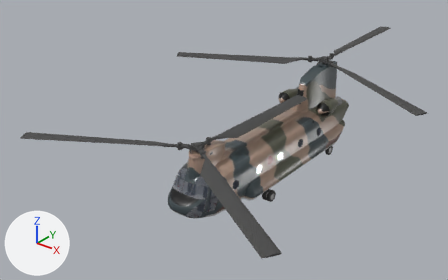
The glTF model ch47/Japan.gltf, before and after one commit.
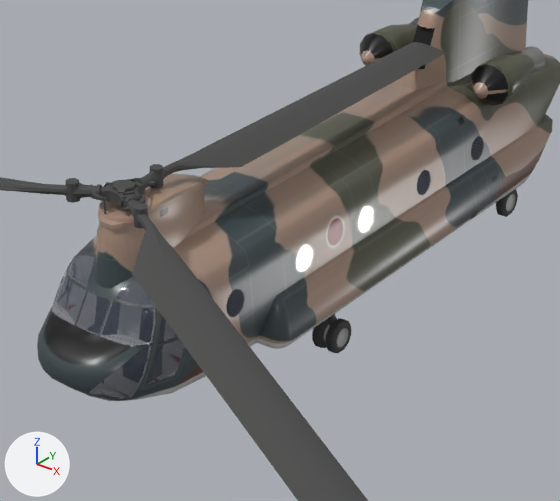
The first picture shows the older version from a camera (50 mm lens) standing at (17.8, -26.0, 15.8) and looking at (-2.5, -0.5, 0.0). The close-ups show the older and then the newer version on the part from 35% to 78% of the width and 29% to 90% of the height of that picture. Only the edits that show in the close-ups are written down. Every picture has the same lights, and +X, +Y and +Z are marked at lower left. Vertices at exactly the same position are counted once.

Objects in the first close-up: 'Exterior', 'Spin_0', 'Spin_1', 'Spin_2', 'Spin_6'.
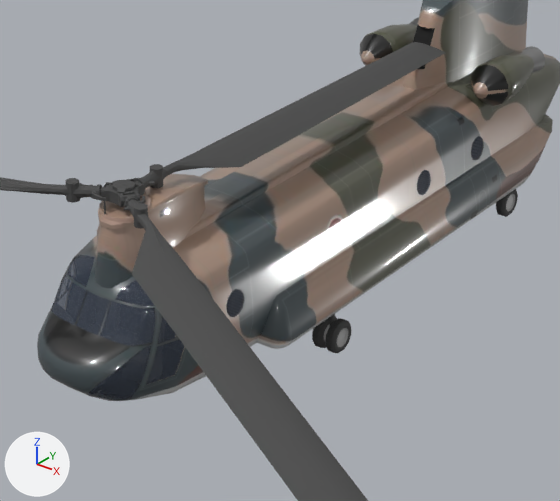
Where the newer file only moved an object's origin or applied its transform, the numbers keep the older frame.

Diff of the bpy script that builds the scene:
```diff
--- a/ch47/Japan.gltf.py
+++ b/ch47/Japan.gltf.py
@@ mat_flatblack_2 @@
 mat_flatblack_2 = principled_material('flatblack_2')
-mat_flatblack_2.texture = img_0_jpg
+mat_flatblack_2.texture = img_0_webp
 mat_flatblack_2.roughness = 0.786
@@ mat_livery0_paint_7 @@
 mat_livery0_paint_7.roughness = 0.32
+mat_livery0_paint_7.coat_weight = 0.6
+mat_livery0_paint_7.coat_roughness = 0.08
@@ mat_paint_12 @@
 mat_paint_12 = principled_material('paint_12')
-mat_paint_12.texture = img_1_jpg
+mat_paint_12.texture = img_1_webp
 mat_paint_12.roughness = 0.738
@@ mat_metal_13 @@
 mat_metal_13 = principled_material('metal_13')
-mat_metal_13.texture = img_1_jpg
+mat_metal_13.texture = img_1_webp
 mat_metal_13.roughness = 0.49
@@ mat_paint_14 @@
 mat_paint_14 = principled_material('paint_14')
-mat_paint_14.texture = img_1_jpg
+mat_paint_14.texture = img_1_webp
 mat_paint_14.roughness = 0.738
@@ mat_paint_17 @@
 mat_paint_17 = principled_material('paint_17')
-mat_paint_17.texture = img_4_jpg
+mat_paint_17.texture = img_4_webp
 mat_paint_17.roughness = 0.738
@@ mat_paint_18 @@
 mat_paint_18 = principled_material('paint_18')
-mat_paint_18.texture = img_2_jpg
+mat_paint_18.texture = img_2_webp
 mat_paint_18.roughness = 0.738
@@ mat_metal_20 @@
 mat_metal_20 = principled_material('metal_20')
-mat_metal_20.texture = img_0_jpg
+mat_metal_20.texture = img_0_webp
 mat_metal_20.roughness = 0.49
@@ mat_panel_21 @@
 mat_panel_21 = principled_material('panel_21')
-mat_panel_21.texture = img_5_jpg
+mat_panel_21.texture = img_5_webp
 mat_panel_21.roughness = 0.738
@@ mat_lit_22 @@
 mat_lit_22 = principled_material('lit_22')
-mat_lit_22.texture = img_5_jpg
+mat_lit_22.texture = img_5_webp
 mat_lit_22.roughness = 0.53
@@ mat_panel_23 @@
 mat_panel_23 = principled_material('panel_23')
-mat_panel_23.texture = img_6_jpg
+mat_panel_23.texture = img_6_webp
 mat_panel_23.roughness = 0.738
@@ mat_lit_24 @@
 mat_lit_24 = principled_material('lit_24')
-mat_lit_24.texture = img_6_jpg
+mat_lit_24.texture = img_6_webp
 mat_lit_24.roughness = 0.53
@@ mat_panel_25 @@
 mat_panel_25 = principled_material('panel_25')
-mat_panel_25.texture = img_7_jpg
+mat_panel_25.texture = img_7_webp
 mat_panel_25.roughness = 0.738
@@ mat_lit_26 @@
 mat_lit_26 = principled_material('lit_26')
-mat_lit_26.texture = img_7_jpg
+mat_lit_26.texture = img_7_webp
 mat_lit_26.roughness = 0.53
@@ mat_illum_27 @@
 mat_illum_27 = principled_material('illum_27')
-mat_illum_27.texture = img_7_jpg
+mat_illum_27.texture = img_7_webp
 mat_illum_27.roughness = 0.77
@@ mat_illum_28 @@
 mat_illum_28 = principled_material('illum_28')
-mat_illum_28.texture = img_8_jpg
+mat_illum_28.texture = img_8_webp
 mat_illum_28.roughness = 0.77
@@ mat_illum001_29 @@
 mat_illum001_29 = principled_material('illum001_29')
-mat_illum001_29.texture = img_8_jpg
+mat_illum001_29.texture = img_8_webp
 mat_illum001_29.roughness = 0.77
@@ mat_flatblack001_32 @@
 mat_flatblack001_32 = principled_material('flatblack001_32')
-mat_flatblack001_32.texture = img_8_jpg
+mat_flatblack001_32.texture = img_8_webp
 mat_flatblack001_32.roughness = 0.77
@@ mat_panel_33 @@
 mat_panel_33 = principled_material('panel_33')
-mat_panel_33.texture = img_8_jpg
+mat_panel_33.texture = img_8_webp
 mat_panel_33.roughness = 0.738
@@ mat_panel_34 @@
 mat_panel_34 = principled_material('panel_34')
-mat_panel_34.texture = img_9_jpg
+mat_panel_34.texture = img_9_webp
 mat_panel_34.roughness = 0.738
@@ mat_lit_35 @@
 mat_lit_35 = principled_material('lit_35')
-mat_lit_35.texture = img_9_jpg
+mat_lit_35.texture = img_9_webp
 mat_lit_35.roughness = 0.53
@@ mat_panel_37 @@
 mat_panel_37 = principled_material('panel_37')
-mat_panel_37.texture = img_10_jpg
+mat_panel_37.texture = img_10_webp
 mat_panel_37.roughness = 0.738
@@ mat_lit_38 @@
 mat_lit_38 = principled_material('lit_38')
-mat_lit_38.texture = img_10_jpg
+mat_lit_38.texture = img_10_webp
 mat_lit_38.roughness = 0.53
@@ mat_panel_39 @@
 mat_panel_39 = principled_material('panel_39')
-mat_panel_39.texture = img_11_jpg
+mat_panel_39.texture = img_11_webp
 mat_panel_39.roughness = 0.738
@@ mat_lit_40 @@
 mat_lit_40 = principled_material('lit_40')
-mat_lit_40.texture = img_11_jpg
+mat_lit_40.texture = img_11_webp
 mat_lit_40.roughness = 0.53
@@ mat_panel_41 @@
 mat_panel_41 = principled_material('panel_41')
-mat_panel_41.texture = img_12_jpg
+mat_panel_41.texture = img_12_webp
 mat_panel_41.roughness = 0.738
@@ mat_lit_42 @@
 mat_lit_42 = principled_material('lit_42')
-mat_lit_42.texture = img_12_jpg
+mat_lit_42.texture = img_12_webp
 mat_lit_42.roughness = 0.53
@@ mat_panel_43 @@
 mat_panel_43 = principled_material('panel_43')
-mat_panel_43.texture = img_13_jpg
+mat_panel_43.texture = img_13_webp
 mat_panel_43.roughness = 0.738
@@ mat_panel_44 @@
 mat_panel_44 = principled_material('panel_44')
-mat_panel_44.texture = img_14_jpg
+mat_panel_44.texture = img_14_webp
 mat_panel_44.roughness = 0.738
@@ mat_panel_45 @@
 mat_panel_45 = principled_material('panel_45')
-mat_panel_45.texture = img_15_jpg
+mat_panel_45.texture = img_15_webp
 mat_panel_45.roughness = 0.738
@@ mat_lit_46 @@
 mat_lit_46 = principled_material('lit_46')
-mat_lit_46.texture = img_15_jpg
+mat_lit_46.texture = img_15_webp
 mat_lit_46.roughness = 0.53
@@ mat_panel_47 @@
 mat_panel_47 = principled_material('panel_47')
-mat_panel_47.texture = img_16_jpg
+mat_panel_47.texture = img_16_webp
 mat_panel_47.roughness = 0.738
@@ mat_lit_48 @@
 mat_lit_48 = principled_material('lit_48')
-mat_lit_48.texture = img_16_jpg
+mat_lit_48.texture = img_16_webp
 mat_lit_48.roughness = 0.53
@@ mat_panel_49 @@
 mat_panel_49 = principled_material('panel_49')
-mat_panel_49.texture = img_17_jpg
+mat_panel_49.texture = img_17_webp
 mat_panel_49.roughness = 0.738
@@ mat_panel_50 @@
 mat_panel_50 = principled_material('panel_50')
-mat_panel_50.texture = img_18_jpg
+mat_panel_50.texture = img_18_webp
 mat_panel_50.roughness = 0.738
@@ mat_panel_51 @@
 mat_panel_51 = principled_material('panel_51')
-mat_panel_51.texture = img_19_jpg
+mat_panel_51.texture = img_19_webp
 mat_panel_51.roughness = 0.738
@@ mat_panel_52 @@
 mat_panel_52 = principled_material('panel_52')
-mat_panel_52.texture = img_20_jpg
+mat_panel_52.texture = img_20_webp
 mat_panel_52.roughness = 0.738
@@ me_exterior @@
-me_exterior.from_pydata(...)  # 14312 vertices, 21396 faces; spans x -1.8..1.8, y -7.4..7.7, z -2.0..3.5
+me_exterior.from_pydata(...)  # 13896 vertices, 20749 faces; spans x -1.8..1.8, y -7.4..7.7, z -2.0..3.5
+# me_exterior part 1: 397 vertices moved within x -1.1..1.1, y -7.4..-5.7, z -0.4..1.0; 388 vertices removed from x -0.7..0.8, y -6.8..-6.4, z -0.4..0.8; 10 vertices added at x -0.6..0.8, y -6.8..-6.7, z -0.4..0.1
+# other edits to the shape of me_exterior do not show in these pictures
 me_exterior.materials.append(mat_illum_0)
```

Where the change shows, as pixel boxes [x1, y1, x2, y2] in the close-ups (560 x 501 px; the box of a moved part takes in the faces that stretch with it):
'Exterior', surface changed
    both: [45, 0, 560, 401]
part 1 of me_exterior, moved or reshaped
    before: [48, 257, 144, 374]
    after: [48, 257, 142, 374]
